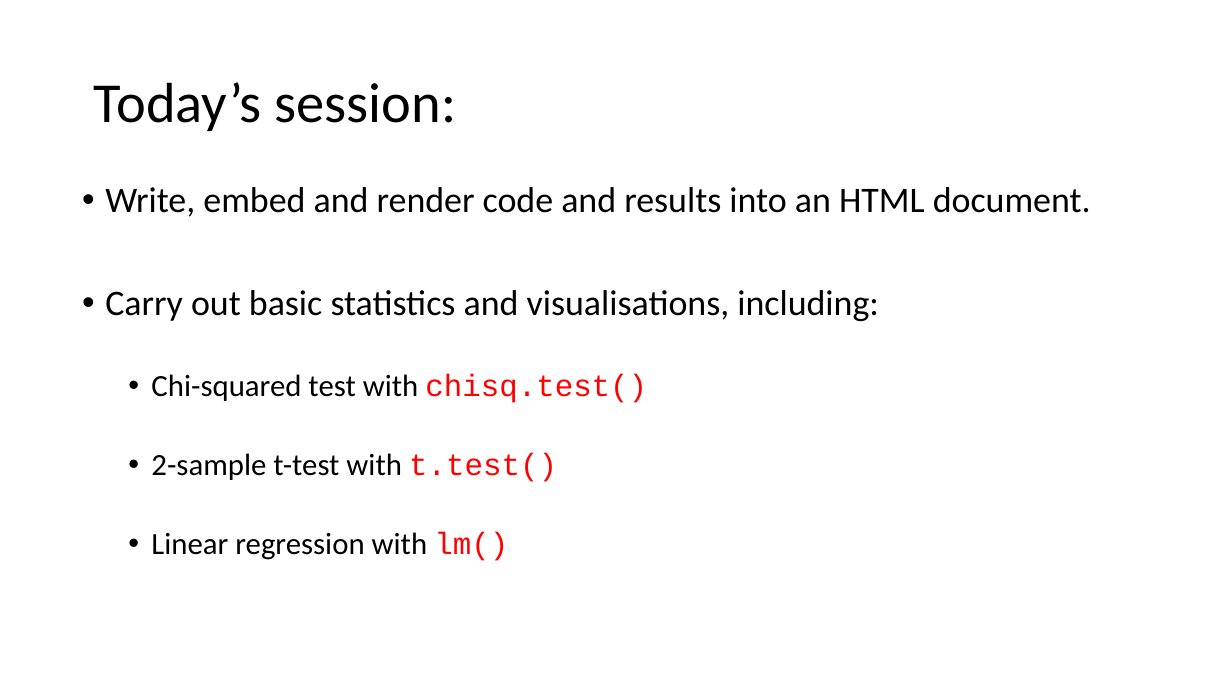
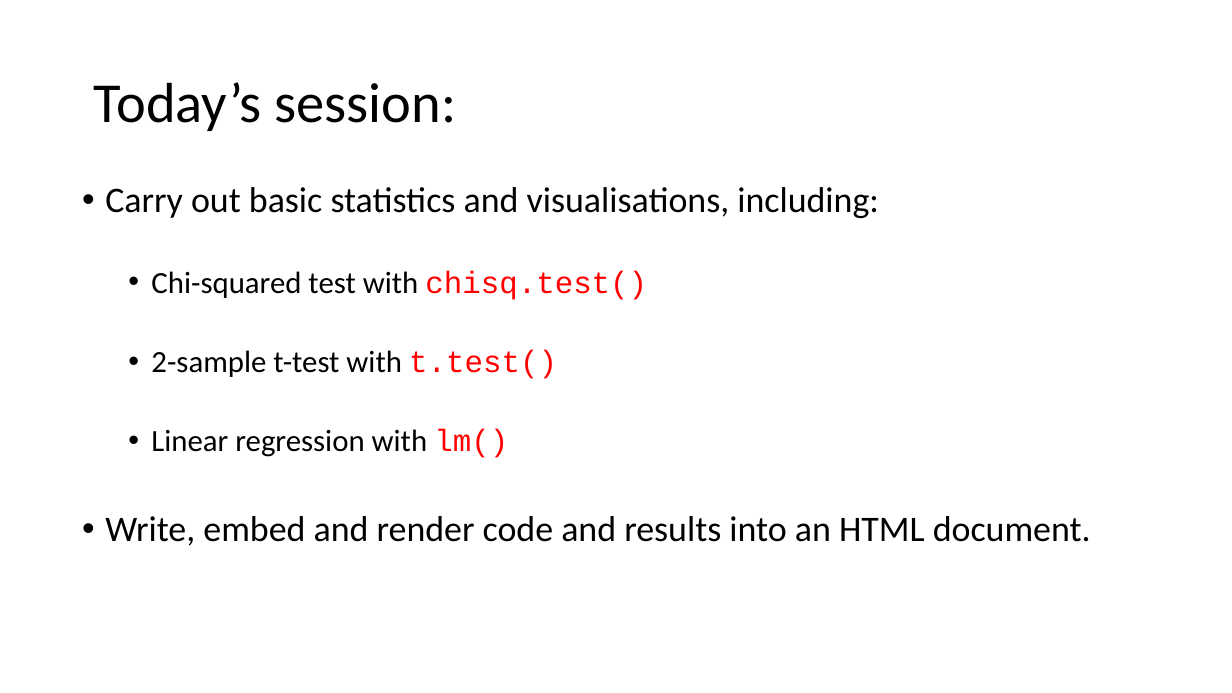
Before and after one commit to susjoh/Intro_to_Stats_in_R, a slide deck: slide 10 of docs/Using R as a Research Tool Pt 2.pptx (slide 6 before the commit). Drawn at 1232x693 pixels with LibreOffice and Linux fonts; fonts in the diff are those of the drawing. Boxes give left, top, right and bottom in pixels: in the first picture for what was removed or moved away, otherwise in the second. Text is boxed around its words. In the diff, an @@ line names an element or a change of style, - is before the commit and + after.

```diff
--- a/docs/Using R as a Research Tool Pt 2.pptx
+++ b/docs/Using R as a Research Tool Pt 2.pptx
@@ text at (105, 187, 1091, 217): paragraph removed @@
-• Write, embed and render code and results into an HTML document.
@@ text at (105, 516, 1091, 546): paragraph added @@
+• Write, embed and render code and results into an HTML document.
```
Also in this commit, not shown: 2 other slides changed, 4 slides added, 1 other file.
